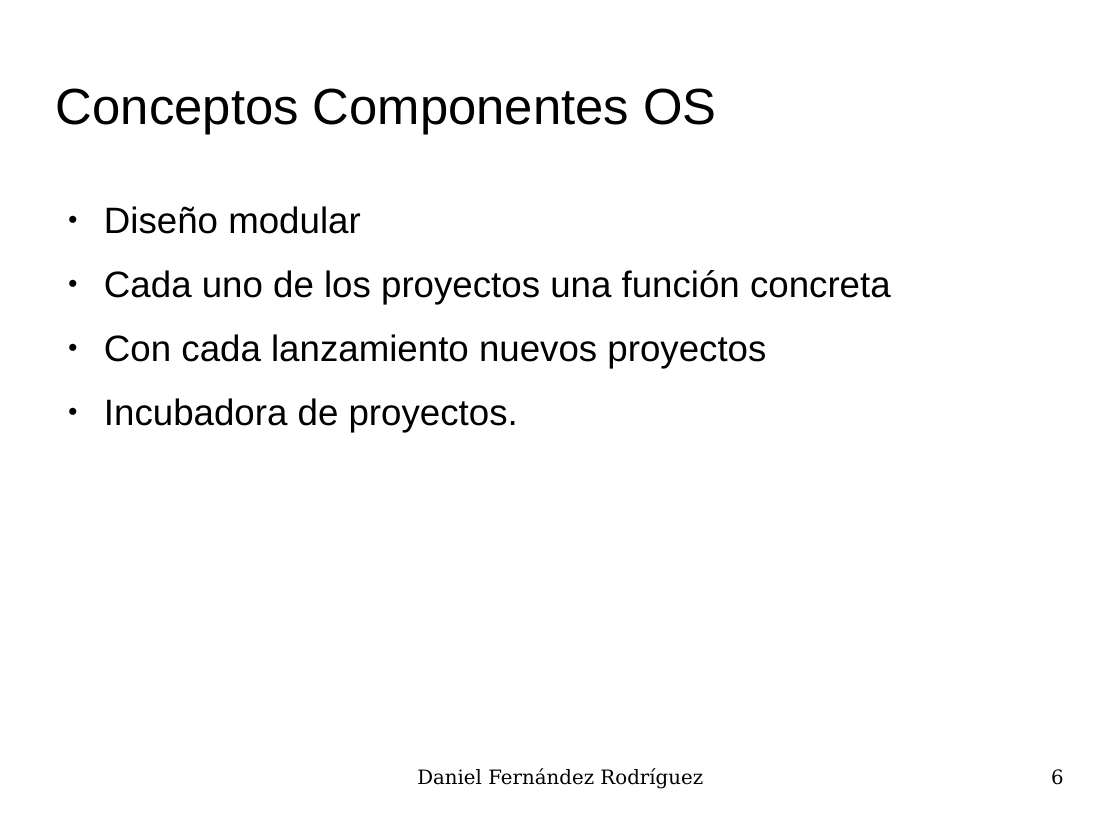
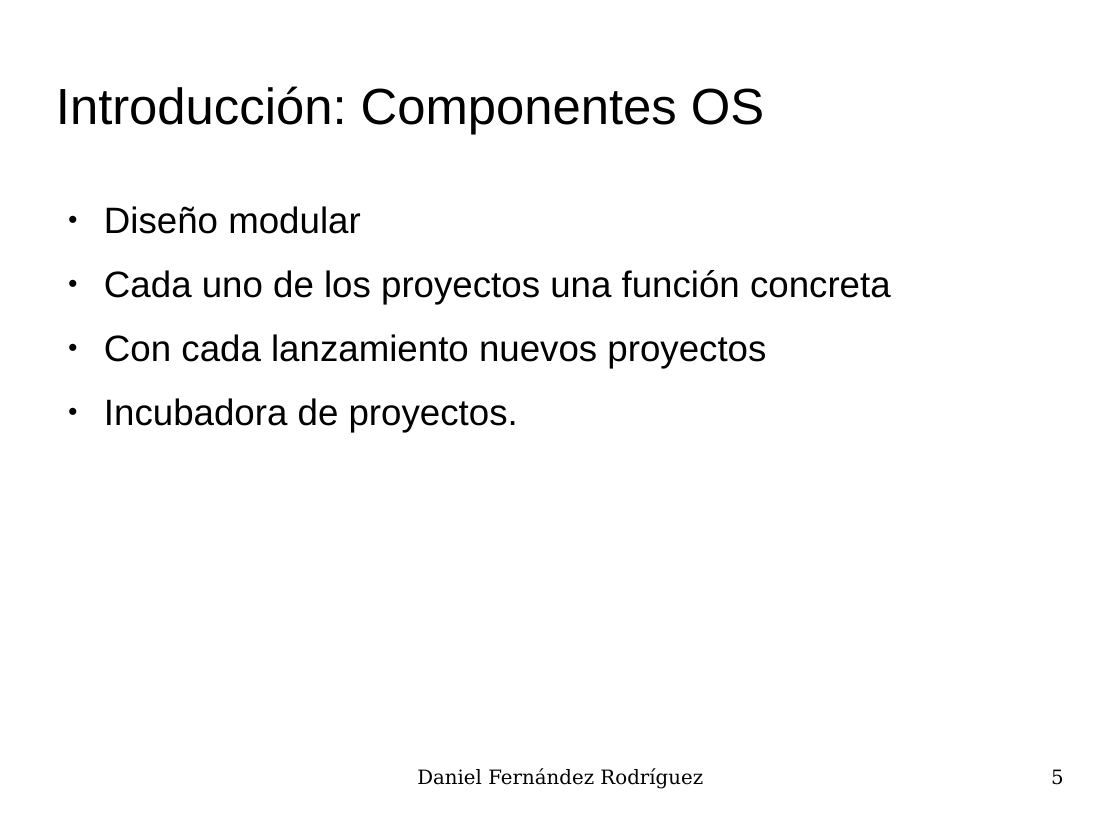
Before and after one commit to UO180222/tfg, a slide deck: slide 5 of docs/presentacion.odp (slide 6 before the commit). Drawn at 1120x840 pixels with LibreOffice and Linux fonts; fonts in the diff are those of the drawing; background and template pictures are left out. Boxes give left, top, right and bottom in pixels: in the first picture for what was removed or moved away, otherwise in the second. Text is boxed around its words. In the diff, an @@ line names an element or a change of style, - is before the commit and + after.

```diff
--- a/docs/presentacion.odp
+++ b/docs/presentacion.odp
@@ title at bbox=[56, 86, 764, 134]: text changed @@
-Conceptos Componentes OS
+Introducción: Componentes OS
@@ page number at bbox=[1051, 769, 1064, 785]: text changed @@
-6
+5
```
Also in this commit, not shown: 9 other slides changed, 5 slides added.
